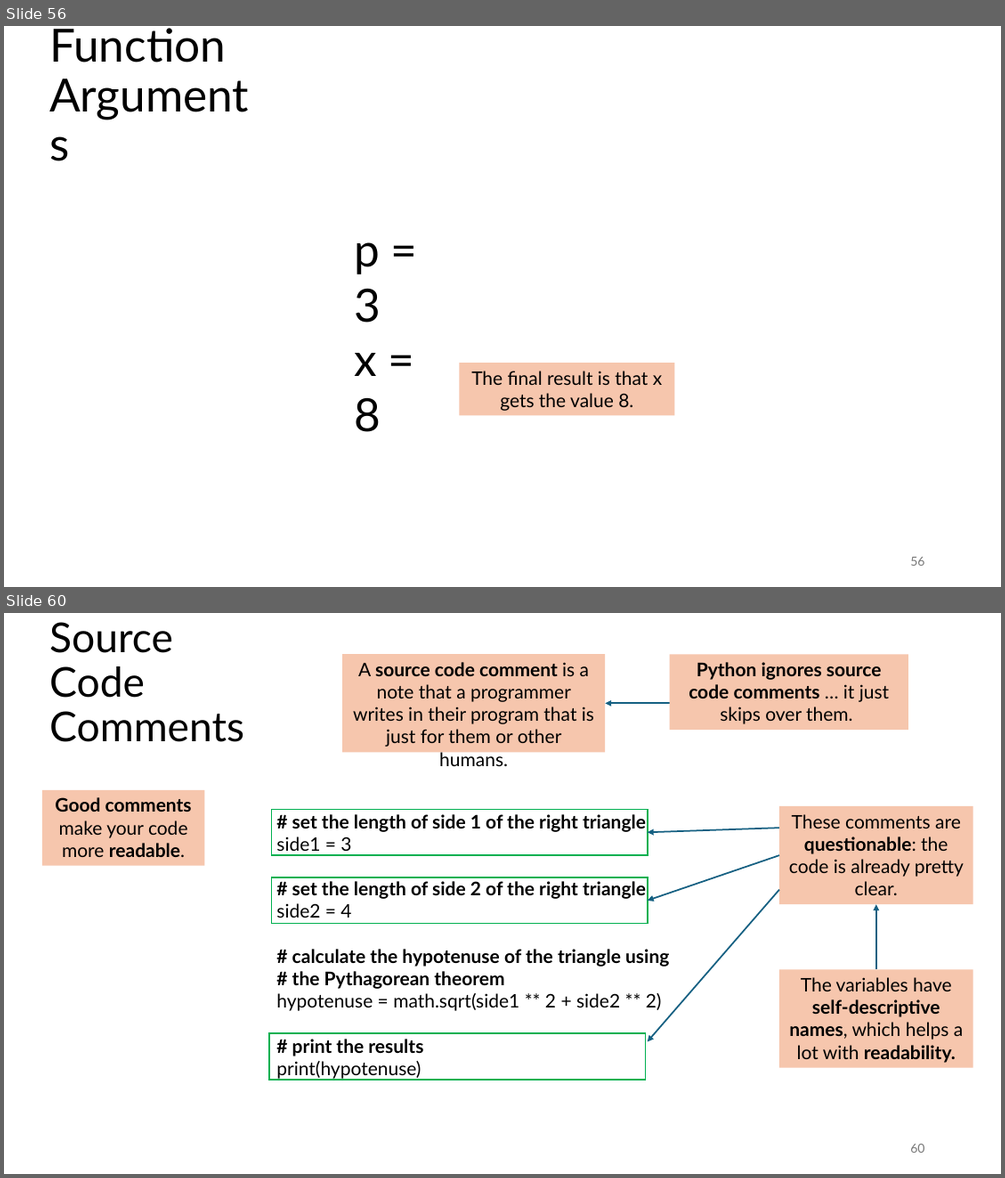
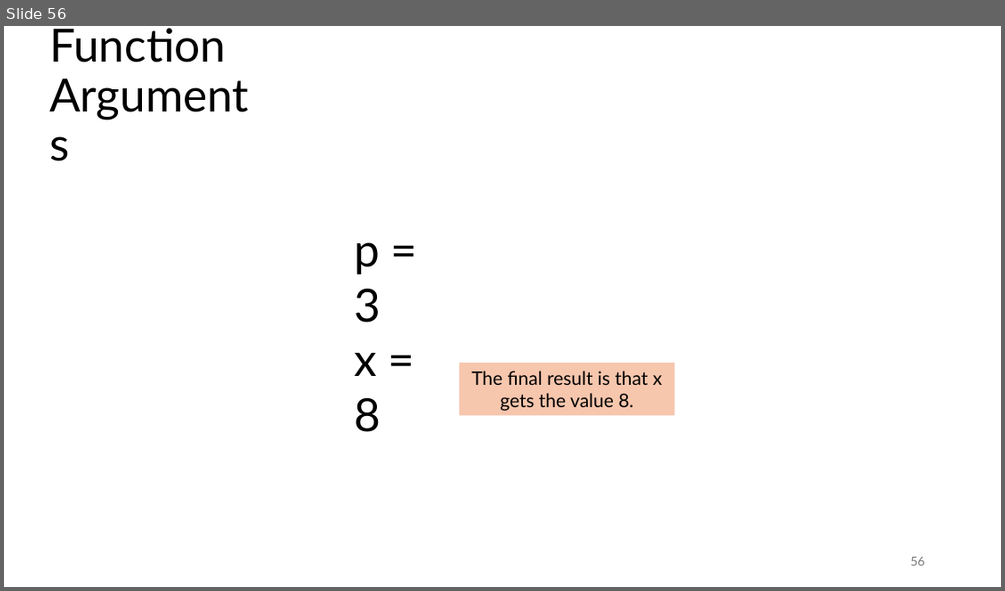
Before and after one commit to tjd1234/cmpt120spring2026, a slide deck: lecture_notes/chapter2/chapter2.pptx. Shown one above the other, each under a label of ours: slides 56 and 60 before the commit, slide 56 after it; the slides between them are not shown. The pictures are 1005x1178 and 1005x591 pixels, drawn with LibreOffice and Linux fonts; fonts in the diff are those of the drawing. Boxes give left, top, right and bottom in pixels: in the first picture for what was removed or moved away, otherwise in the second. Text is boxed around its words. In the diff, an @@ line names an element or a change of style, - is before the commit and + after.

```diff
--- a/lecture_notes/chapter2/chapter2.pptx
+++ b/lecture_notes/chapter2/chapter2.pptx
@@ slide 60 removed at (x1=4, y1=613, x2=1001, y2=1174), background #FFFFFF @@
@@ title removed at (x1=49, y1=622, x2=244, y2=742) @@
-Source Code Comments
@@ rectangle removed at (x1=342, y1=654, x2=606, y2=752) @@
-A source code comment is a note that a programmer writes in their program that is just for them or other humans.
@@ rectangle removed at (x1=670, y1=654, x2=908, y2=730) @@
-Python ignores source code comments … it just skips over them.
@@ arrow removed from (670, 704) to (606, 704) @@
@@ rectangle removed at (x1=42, y1=790, x2=204, y2=866) @@
-Good comments make your code more readable.
@@ rectangle removed at (x1=272, y1=809, x2=647, y2=855) @@
@@ text removed at (x1=276, y1=814, x2=669, y2=1079) @@
-# set the length of side 1 of the right triangle
-side1 = 3
-# set the length of side 2 of the right triangle
-side2 = 4
-# calculate the hypotenuse of the triangle using
-# the Pythagorean theorem
-hypotenuse = math.sqrt(side1 ** 2 + side2 ** 2)
-# print the results
-print(hypotenuse)
@@ rectangle removed at (x1=779, y1=806, x2=973, y2=904) @@
-These comments are questionable: the code is already pretty clear.
@@ arrow removed from (779, 827) to (647, 832) @@
@@ rectangle removed at (x1=272, y1=877, x2=647, y2=925) @@
@@ arrow removed from (779, 855) to (647, 900) @@
@@ arrow removed from (779, 890) to (647, 1041) @@
@@ arrow removed from (876, 970) to (876, 905) @@
@@ rectangle removed at (x1=779, y1=970, x2=973, y2=1068) @@
-The variables have self-descriptive names, which helps a lot with readability.
@@ rectangle removed at (x1=269, y1=1033, x2=646, y2=1079) @@
@@ page number removed at (x1=910, y1=1143, x2=924, y2=1152) @@
-60
```
Also in this commit, not shown: 10 slides changed, 2 slides added, 3 other files.
